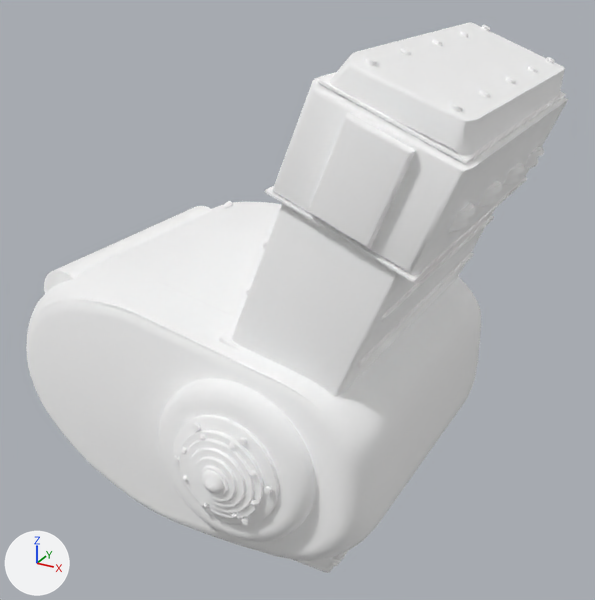
A saved change to the glTF model Data/BikesV2/kits/kazeda_chopper__b_covers_target_chrome.glb.
Before and after are seen from a camera (50 mm lens) standing at (1.237, -0.806, 0.874) and looking at (0.798, -0.007, 0.475). The axes (+X, +Y, +Z) are drawn at lower left. The lights are the same throughout. The first picture is the older version. Vertices at exactly the same position are counted once.

Objects in the first picture: 'kazeda_chopper__b_covers_target_chrome'.
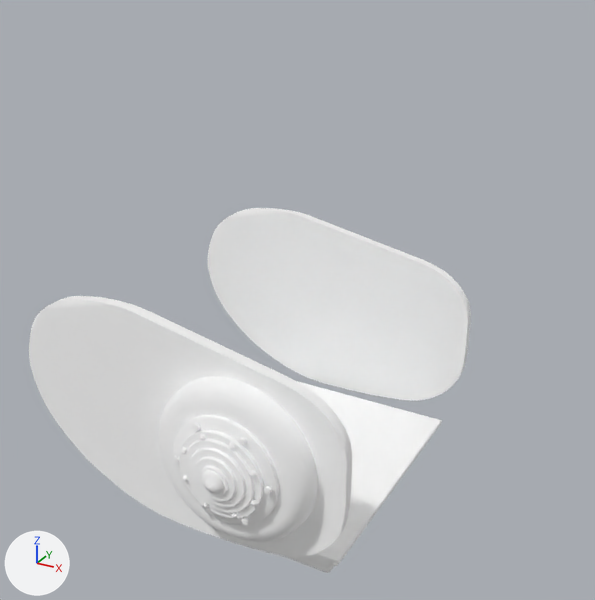
Changed parts and their boxes [x1, y1, x2, y2] in the pictures (595 x 600 px):
'kazeda_chopper__b_covers_target_chrome', reshaped (18% narrower, 34% shorter): before [26, 22, 568, 573]; after [29, 208, 471, 573]
part 1 of me_mesh_0, deleted: before [26, 22, 568, 560]

What changed in the scene script:
```text
Change me_mesh_0:
    used by ob_kazeda_chopper__b_covers_target_chrome; location = (0.0, 0.0, 0.0)
    remove me_mesh_0.from_pydata(...)  # 6284 vertices, 12072 faces; spans x 0.515..1.05, y -0.247..0.24, z 0.215..0.787
    add me_mesh_0.from_pydata(...)  # 3256 vertices, 6296 faces; spans x 0.538..0.957, y -0.247..0.24, z 0.215..0.516
    me_mesh_0 part 1: 81 loose pieces with 3028 vertices, spanning x 0.515..1.05, y -0.2..0.206, z 0.235..0.787, are deleted
    remove me_mesh_0.materials.append(mat_s079)  # white #ffffff
    remove me_mesh_0.materials.append(mat_s097)  # white #ffffff
    remove me_mesh_0.materials.append(mat_s151)  # white #ffffff
    remove me_mesh_0.materials.append(mat_s152)  # white #ffffff
```
